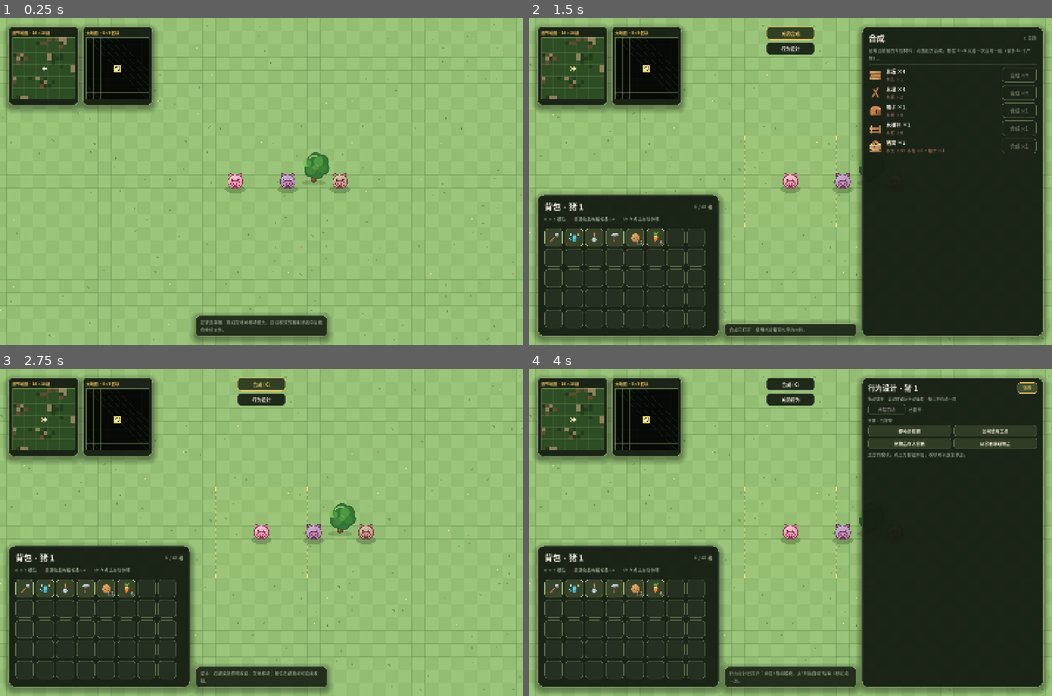
Above: before the commit, frames 1-4 (two rows, left to right).
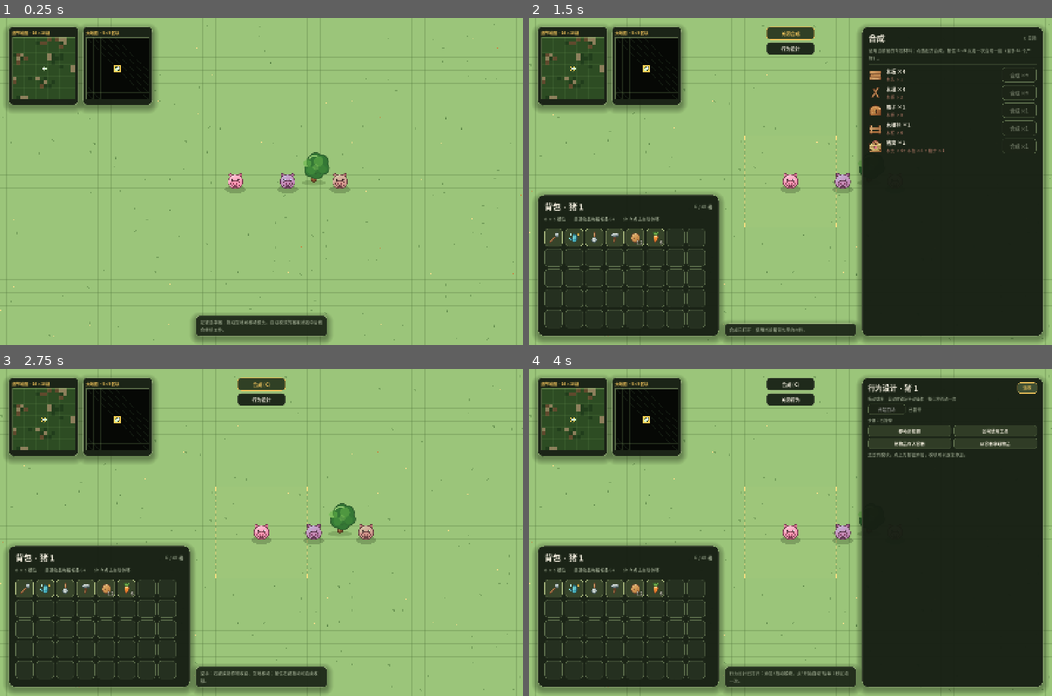
Above: after the commit, the same moments.

Repository: Leruca/pig-fac
Game: Godot game, scene res://scenes/main.tscn
The game is run twice, just before and just after one commit, with the same random seed, the same clock (stepped at 60 frames per second) and the same inputs.
Inputs (mouse positions are in pixels of both pictures, inside the frame that each line leads up to):
- Up to frame 1 (0.25 s): no input
- Up to frame 2 (1.5 s): tap Enter at 0.5 s; drag from (570, 67) to (842, 109) at 0.52 s; click "合成 (C)" at 1.25 s
- Up to frame 3 (2.75 s): click "关闭合成" at 2 s
- Up to frame 4 (4 s): click "行为设计" at 2.75 s; click "清空" at 3.5 s

The runs differ from the first frame. In frame 1, 0.1% of the frame differs, in the area x 16-29%, y 6-25%; in frame 2, 0.1%; in frame 3, 0.1%; in frame 4, 0.1%.

Commit message:
perf(worldgen): stream 5x5 data with 3x3 materialization and cached maps

Diff:
--- a/config/worldgen.json
+++ b/config/worldgen.json
@@ -31,14 +31,15 @@
     "gen_rows_per_slice": 32,
     "ensure_radius_chunks": 2,
     "keep_radius_chunks": 2,
+    "materialize_radius_chunks": 1,
     "pig_residency_radius_chunks": 1,
     "unload_eval_seconds": 1,
     "eager_load_radius_chunks": 1
   },
   "bench": {
     "chunk_count": 100,
-    "avg_ms_max": 70,
-    "p99_ms_max": 180
+    "avg_ms_max": 90,
+    "p99_ms_max": 250
   },
   "layers": {
     "terrain": {
--- a/scripts/map_overlay.gd
+++ b/scripts/map_overlay.gd
@@ -20,6 +20,7 @@
 var _hint_label: Label
 var _close_button: Button
 var _hover_block := Vector2i(2147483647, 2147483647)
+var _map_redraw_elapsed := 0.0
 
 
 func _ready() -> void:
@@ -89,9 +90,14 @@
 	return visible
 
 
-func _process(_delta: float) -> void:
-	if visible:
-		queue_redraw()
+func _process(delta: float) -> void:
+	if not visible:
+		return
+	_map_redraw_elapsed += delta
+	if _map_redraw_elapsed < 0.1:
+		return
+	_map_redraw_elapsed = 0.0
+	queue_redraw()
 
 
 func _layout_map() -> void:
--- a/scripts/minimap.gd
+++ b/scripts/minimap.gd
@@ -13,12 +13,17 @@
 
 var game: Node
 var mode := Mode.DETAIL
+var _redraw_elapsed := 0.0
+var _map_texture: ImageTexture
+var _map_texture_mode := -1
+var _map_texture_block := Vector2i(2147483647, 2147483647)
 
 
 func _ready() -> void:
 	mouse_filter = Control.MOUSE_FILTER_STOP
 	mouse_default_cursor_shape = Control.CURSOR_POINTING_HAND
 	clip_contents = true
+	texture_filter = CanvasItem.TEXTURE_FILTER_NEAREST
 	custom_minimum_size = Vector2(172.0, 172.0)
 
 
@@ -26,12 +31,22 @@
 	game = game_node
 	mode = map_mode
 	tooltip_text = "点击猪选中；点击空白打开细节地图" if mode == Mode.DETAIL else "点击猪选中；点击空白打开大地图"
+	_map_texture_mode = -1
+	_rebuild_map_texture()
 	queue_redraw()
 
 
-func _process(_delta: float) -> void:
-	if visible and game != null:
-		queue_redraw()
+func _process(delta: float) -> void:
+	if not is_visible_in_tree() or game == null:
+		return
+	# 小地图只做 10Hz 刷新：地形/迷雾不会每帧变化，60Hz 重绘两个 16×16 地图
+	# 在区块较多时会明显占用主线程。
+	_redraw_elapsed += delta
+	if _redraw_elapsed < 0.1:
+		return
+	_redraw_elapsed = 0.0
+	_rebuild_map_texture()
+	queue_redraw()
 
 
 func _gui_input(event: InputEvent) -> void:
@@ -72,24 +87,53 @@
 	}
 
 
+func _rebuild_map_texture() -> void:
+	if game == null:
+		return
+	var side := DETAIL_SIDE if mode == Mode.DETAIL else 9
+	var image := Image.create(side, side, false, Image.FORMAT_RGBA8)
+	if mode == Mode.DETAIL:
+		var origin: Vector2i = _detail_geometry()["origin_cell"]
+		for local_y in DETAIL_SIDE:
+			for local_x in DETAIL_SIDE:
+				var sample := origin + Vector2i(local_x * DETAIL_CELL_METERS + 8, local_y * DETAIL_CELL_METERS + 8)
+				image.set_pixel(local_x, local_y, _map_cell_color(sample))
+	else:
+		var current: Vector2i = game.current_big_block()
+		var origin := current - Vector2i(4, 4)
+		for local_y in 9:
+			for local_x in 9:
+				var block: Vector2i = origin + Vector2i(local_x, local_y)
+				var color := Color(0.19, 0.28, 0.15, 1.0) if game.is_block_visited(block) else Color(0.025, 0.035, 0.022, 1.0)
+				image.set_pixel(local_x, local_y, color)
+	_map_texture = ImageTexture.create_from_image(image)
+	_map_texture_mode = mode
+	_map_texture_block = game.current_big_block()
+
+
 func _draw_detail() -> void:
 	var geometry := _detail_geometry()
 	var cell_px: float = geometry["cell_px"]
 	var map_origin: Vector2 = geometry["map_origin"]
-	var origin_cell: Vector2i = geometry["origin_cell"]
 	var map_rect: Rect2 = geometry["map_rect"]
 	draw_rect(Rect2(Vector2.ZERO, size), Color(0.045, 0.065, 0.038, 0.98), true)
-	# 16×16 个展示格，每格代表 16m。地形色来自 ChunkManager（未加载 = 迷雾色）。
-	for local_y in DETAIL_SIDE:
-		for local_x in DETAIL_SIDE:
-			var sample := origin_cell + Vector2i(local_x * DETAIL_CELL_METERS + 8, local_y * DETAIL_CELL_METERS + 8)
-			var color := _map_cell_color(sample)
-			var rect := Rect2(
-				map_origin + Vector2(float(local_x), float(local_y)) * cell_px,
-				Vector2.ONE * cell_px
-			)
-			draw_rect(rect, color, true)
-			draw_rect(rect, Color(0.55, 0.72, 0.43, 0.10), false, 1.0)
+	# 16×16 个展示格预渲染成一张 16×16 纹理，避免每帧 512 次 draw_rect。
+	if _map_texture != null and _map_texture_mode == Mode.DETAIL:
+		draw_texture_rect(_map_texture, map_rect, false)
+	for grid_index in DETAIL_SIDE + 1:
+		var grid_offset := float(grid_index) * cell_px
+		draw_line(
+			map_origin + Vector2(grid_offset, 0.0),
+			map_origin + Vector2(grid_offset, map_rect.size.y),
+			Color(0.55, 0.72, 0.43, 0.10),
+			1.0
+		)
+		draw_line(
+			map_origin + Vector2(0.0, grid_offset),
+			map_origin + Vector2(map_rect.size.x, grid_offset),
+			Color(0.55, 0.72, 0.43, 0.10),
+			1.0
+		)
 
 	var cell_px_value: float = geometry["cell_px"]
 	var map_origin_value: Vector2 = geometry["map_origin"]
@@ -169,6 +213,8 @@
 	var map_origin := (size - Vector2.ONE * map_size) * 0.5
 	var map_rect := Rect2(map_origin, Vector2.ONE * map_size)
 
+	if _map_texture != null and _map_texture_mode == Mode.BIG:
+		draw_texture_rect(_map_texture, map_rect, false)
 	for local_y in span:
 		for local_x in span:
 			var block: Vector2i = origin + Vector2i(local_x, local_y)
@@ -176,14 +222,25 @@
 				map_origin + Vector2(float(local_x), float(local_y)) * cell_px,
 				Vector2.ONE * cell_px
 			)
-			var visited: bool = game.is_block_visited(block)
-			var color := Color(0.19, 0.28, 0.15, 1.0) if visited else Color(0.025, 0.035, 0.022, 1.0)
-			draw_rect(rect.grow(-1.0), color, true)
-			draw_rect(rect, Color(0.58, 0.73, 0.45, 0.18), false, 1.0)
-			if not visited:
+			if not game.is_block_visited(block):
 				draw_line(rect.position + Vector2(3.0, 3.0), rect.end - Vector2(3.0, 3.0), Color(0.10, 0.14, 0.09, 0.7), 1.0)
 			if block == current:
 				draw_rect(rect.grow(-1.0), Color(1.0, 0.84, 0.34, 0.95), false, 2.0)
+
+	for grid_index in span + 1:
+		var grid_offset := float(grid_index) * cell_px
+		draw_line(
+			map_origin + Vector2(grid_offset, 0.0),
+			map_origin + Vector2(grid_offset, map_rect.size.y),
+			Color(0.58, 0.73, 0.45, 0.18),
+			1.0
+		)
+		draw_line(
+			map_origin + Vector2(0.0, grid_offset),
+			map_origin + Vector2(map_rect.size.x, grid_offset),
+			Color(0.58, 0.73, 0.45, 0.18),
+			1.0
+		)
 
 	for pig_value in game.pigs:
 		var pig: Pig = pig_value
--- a/scripts/world_grid.gd
+++ b/scripts/world_grid.gd
@@ -80,13 +80,20 @@
 
 	# 地形底色 + 种子化的草丛/小花。地形信息只从已加载区块读取（未加载 = 未知底色），
 	# 装饰只依赖 (seed, salt, 坐标)，所以镜头移动时不会跳变。
+	# 草地是绝对多数：先画一整块草地底色，只对非草地/未加载格补矩形，
+	# 把每帧 1000+ 次 draw_rect 降到几百次（5×5 预生成时尤其明显）。
+	draw_rect(
+		Rect2(min_world, max_world - min_world),
+		GRASS_A,
+		true
+	)
 	for y in range(first_cell.y, last_cell.y + 1):
 		for x in range(first_cell.x, last_cell.x + 1):
 			var cell := Vector2i(x, y)
 			var cell_rect := Rect2(Vector2(x, y) * cell_extent, Vector2.ONE * cell_extent)
 			var terrain_type := _terrain_of(cell)
-			var base := _base_color(cell, terrain_type)
-			draw_rect(cell_rect, base, true)
+			if terrain_type < 0 or terrain_type != TerrainTypes.GRASS:
+				draw_rect(cell_rect, _base_color(cell, terrain_type), true)
 			if terrain_type == TerrainTypes.WATER:
 				_draw_water_ripple(cell, cell_rect)
 			elif terrain_type >= 0:
--- a/scripts/world_objects.gd
+++ b/scripts/world_objects.gd
@@ -981,7 +981,8 @@
 	# 树冠/树苗会伸出格子 20px，绘制裁剪框外扩一格。
 	_visible_rect = Rect2(min_point, max_point - min_point).grow(float(cell_size))
 
-	for root in tree_roots:
+	for root_value in _visible_tree_roots():
+		var root: Vector2i = root_value
 		if not _rect_intersects(root, TREE_SIZE):
 			continue
 		var tree_rect := Rect2(
@@ -1048,6 +1049,32 @@
 		if not _cell_visible(cell):
 			continue
 		_draw_fence(cell)
+
+
+func _visible_tree_roots() -> Array[Vector2i]:
+	var roots: Dictionary = {}
+	if _tree_index.is_empty():
+		return []
+	var first := bucket_of(_world_to_cell_unclamped(_visible_rect.position)) - Vector2i.ONE
+	var last := bucket_of(_world_to_cell_unclamped(_visible_rect.end)) + Vector2i.ONE
+	for by in range(first.y, last.y + 1):
+		for bx in range(first.x, last.x + 1):
+			var bucket: Variant = _tree_index.get(Vector2i(bx, by))
+			if bucket is Dictionary:
+				for root in bucket.keys():
+					roots[root] = true
+	var out: Array[Vector2i] = []
+	for root in roots.keys():
+		var root_value: Vector2i = root
+		out.append(root_value)
+	return out
+
+
+func _world_to_cell_unclamped(world_position: Vector2) -> Vector2i:
+	return Vector2i(
+		floori(world_position.x / float(cell_size)),
+		floori(world_position.y / float(cell_size))
+	)
 
 
 func _cell_visible(cell: Vector2i) -> bool:
--- a/scripts/worldgen/chunk_manager.gd
+++ b/scripts/worldgen/chunk_manager.gd
@@ -35,6 +35,7 @@
 var _active_materialize := false
 
 var _dirty_chunks: Dictionary = {}
+var _materialize_queue: Array[Vector2i] = []
 var _last_center := Vector2i(2147483647, 2147483647)
 var _unload_clock := 0.0
 var _seed_value: int = 0
@@ -92,6 +93,7 @@
 	if not _ready:
 		return
 	_drive_generation()
+	_process_materialize_queue()
 	_unload_clock += delta
 	if _unload_clock >= config.unload_eval_seconds:
 		_unload_clock = 0.0
@@ -173,10 +175,61 @@
 	if center == _last_center:
 		return
 	_last_center = center
+	# 镜头换块时丢弃旧镜头排队的待生成区块，避免旧队列把新 5×5 饿死；
+	# 读档待恢复块必须保留，否则远处存档会永远不恢复。
+	var preserved: Array[Vector2i] = []
+	for queued in _queue:
+		if _pending_restore.has(queued):
+			preserved.append(queued)
+	_queue.clear()
+	for queued in preserved:
+		_queue.append(queued)
 	# 当前镜头所在块必须立刻可用，避免镜头跨块时整屏"未生成"底色；
 	# 周围 5×5（ensure_radius_chunks=2）继续走分帧队列预生成。
 	ensure_chunk_now(center)
 	_enqueue_around(center, config.ensure_radius_chunks)
+	_materialize_queue.clear()
+	_queue_materialize_around(center, config.materialize_radius_chunks)
+	_dematerialize_outside(center, config.materialize_radius_chunks)
+
+
+## 5×5 的数据在 _chunks 里，但只把镜头附近 materialize_radius_chunks 物化到
+## WorldObjects；物化也分帧，避免跨区块时一次把 9 块的树/矿塞进主线程。
+func _queue_materialize_around(center: Vector2i, radius: int) -> void:
+	for chunk_value in _chunks.keys():
+		var chunk: Vector2i = chunk_value
+		if maxi(absi(chunk.x - center.x), absi(chunk.y - center.y)) > radius:
+			continue
+		if bool(_chunks[chunk]["materialized"]):
+			continue
+		if not _materialize_queue.has(chunk):
+			_materialize_queue.append(chunk)
+
+
+func _process_materialize_queue() -> void:
+	if _materialize_queue.is_empty():
+		return
+	var chunk: Vector2i = _materialize_queue.pop_front()
+	if not _chunks.has(chunk):
+		return
+	if not bool(_chunks[chunk]["materialized"]):
+		_materialize(chunk, _chunks[chunk]["data"])
+
+
+func _dematerialize_outside(center: Vector2i, radius: int) -> void:
+	for chunk_value in _chunks.keys():
+		var chunk: Vector2i = chunk_value
+		if maxi(absi(chunk.x - center.x), absi(chunk.y - center.y)) <= radius:
+			continue
+		if not bool(_chunks[chunk]["materialized"]):
+			continue
+		if bool(_chunks[chunk]["dirty"]):
+			# 玩家改动过的块先落盘，避免去物化吞掉 delta。
+			var flush_result := flush_chunk(chunk)
+			if not bool(flush_result.get("ok", false)):
+				continue
+		world.dematerialize_chunk(chunk)
+		_chunks[chunk]["materialized"] = false
 
 
 ## 强制立即确保一块（不进入队列）：读档/寻路规划前同步用。
@@ -226,7 +279,10 @@
 				continue
 			_active_chunk = next
 			_active_job = generator.make_job(next)
-			_active_materialize = true
+			_active_materialize = (
+				maxi(absi(next.x - _last_center.x), absi(next.y - _last_center.y))
+				<= config.materialize_radius_chunks
+			)
 			break
 		if _active_job == null:
 			return
@@ -391,6 +447,7 @@
 func unload_chunk(chunk: Vector2i) -> void:
 	if not _chunks.has(chunk):
 		return
+	_materialize_queue.erase(chunk)
 	if _chunks[chunk]["dirty"]:
 		var result := flush_chunk(chunk)
 		if not bool(result.get("ok", false)):
@@ -571,6 +628,7 @@
 	_chunks.clear()
 	_dirty_chunks.clear()
 	_queue.clear()
+	_materialize_queue.clear()
 	_pending_restore.clear()
 	_load_snapshot.clear()
 	_live_overrides.clear()
--- a/scripts/worldgen/worldgen_config.gd
+++ b/scripts/worldgen/worldgen_config.gd
@@ -24,6 +24,9 @@
 var gen_rows_per_slice: int = 32
 var ensure_radius_chunks: int = 1
 var keep_radius_chunks: int = 2
+## 5×5 只保证数据预生成；只有这个半径内的区块物化到 WorldObjects，
+## 避免 25×255² 的树/矿全部进入绘制与索引。
+var materialize_radius_chunks: int = 1
 var pig_residency_radius_chunks: int = 1
 var unload_eval_seconds: float = 1.0
 var eager_load_radius_chunks: int = 1
@@ -113,6 +116,11 @@
 	gen_rows_per_slice = maxi(1, int(budgets.get("gen_rows_per_slice", gen_rows_per_slice)))
 	ensure_radius_chunks = maxi(0, int(budgets.get("ensure_radius_chunks", ensure_radius_chunks)))
 	keep_radius_chunks = maxi(ensure_radius_chunks, int(budgets.get("keep_radius_chunks", keep_radius_chunks)))
+	materialize_radius_chunks = clampi(
+		int(budgets.get("materialize_radius_chunks", materialize_radius_chunks)),
+		0,
+		ensure_radius_chunks
+	)
 	pig_residency_radius_chunks = maxi(0, int(budgets.get("pig_residency_radius_chunks", pig_residency_radius_chunks)))
 	unload_eval_seconds = maxf(0.1, float(budgets.get("unload_eval_seconds", unload_eval_seconds)))
 	eager_load_radius_chunks = maxi(0, int(budgets.get("eager_load_radius_chunks", eager_load_radius_chunks)))
Not shown, changed: README.md
Not shown, changed: docs/worldgen.md
